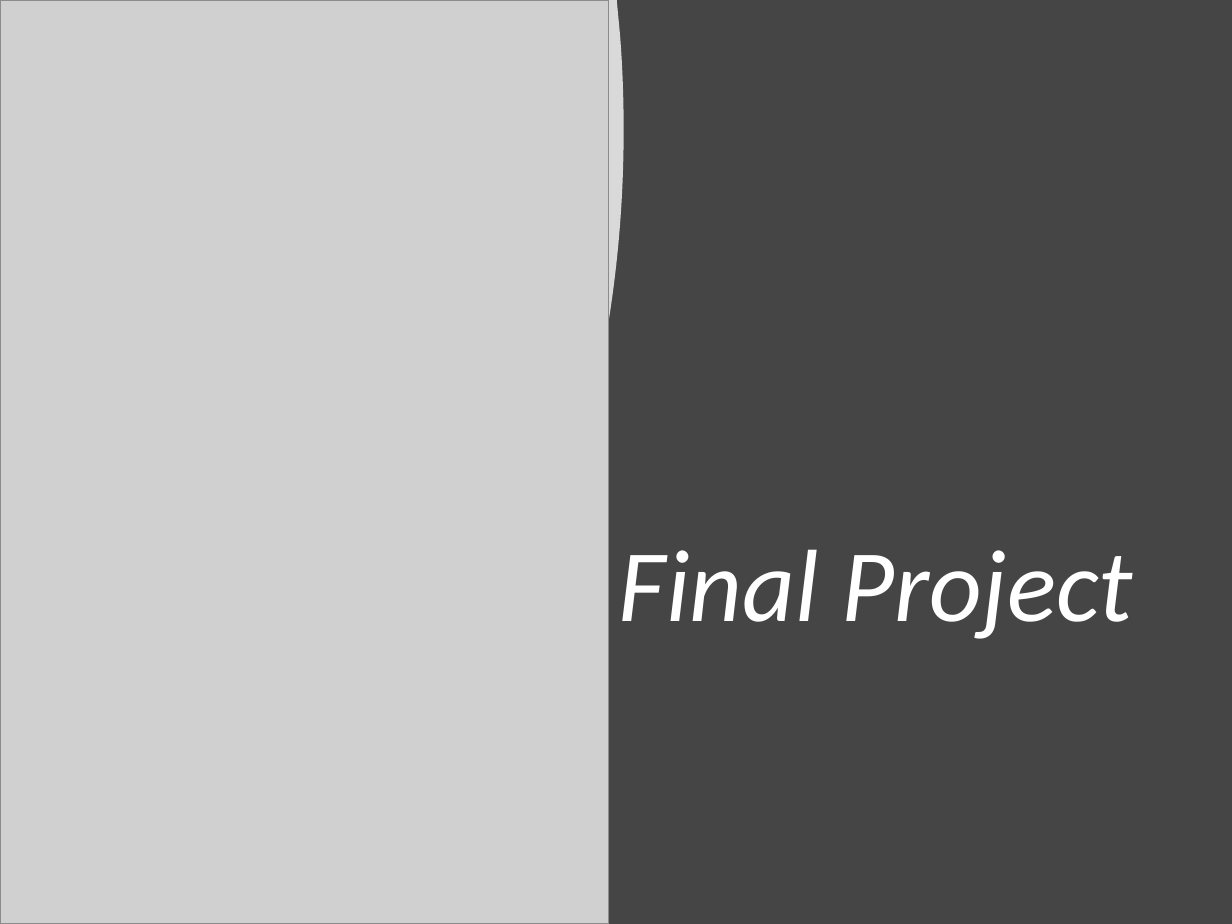
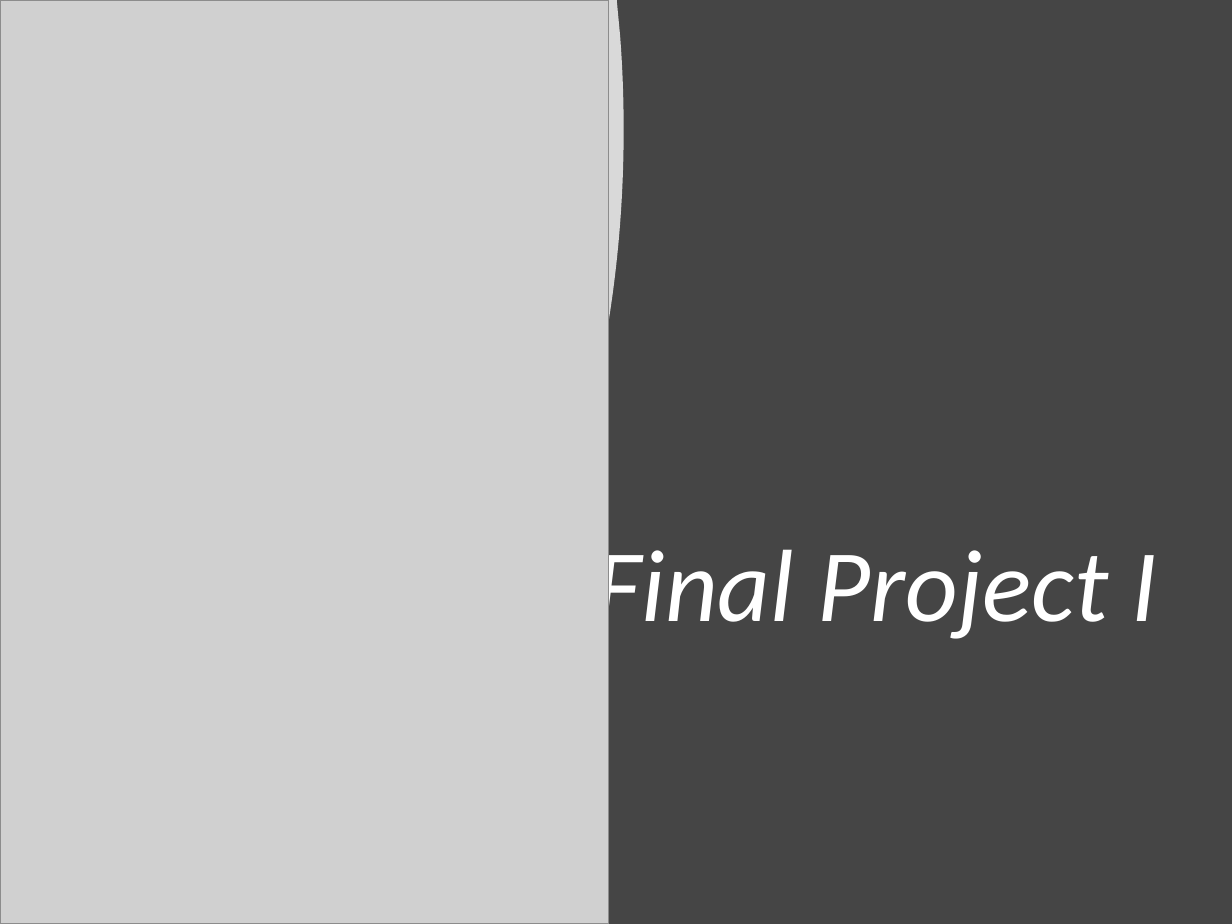
Before and after one commit to Yixf-Self/STOR320_WEBSITE, a slide deck: slide 1 of Lecture/Lecture 10/Lecture 10.pptx. Drawn at 1232x924 pixels with LibreOffice and Linux fonts; fonts in the diff are those of the drawing; grey boxes stand for pictures. Boxes give left, top, right and bottom in pixels: in the first picture for what was removed or moved away, otherwise in the second. Text is boxed around its words. In the diff, an @@ line names an element or a change of style, - is before the commit and + after.

```diff
--- a/Lecture/Lecture 10/Lecture 10.pptx
+++ b/Lecture/Lecture 10/Lecture 10.pptx
@@ title at [594, 536, 1158, 645]: text changed @@
-Final Project
+Final Project I
```
Also in this commit, not shown: 2 other slides changed, 4 other files.
